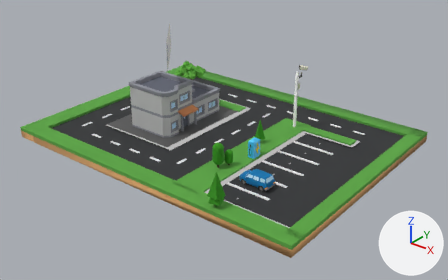
Two versions of the glTF model public/models/model-onehouse.glb, one commit apart.
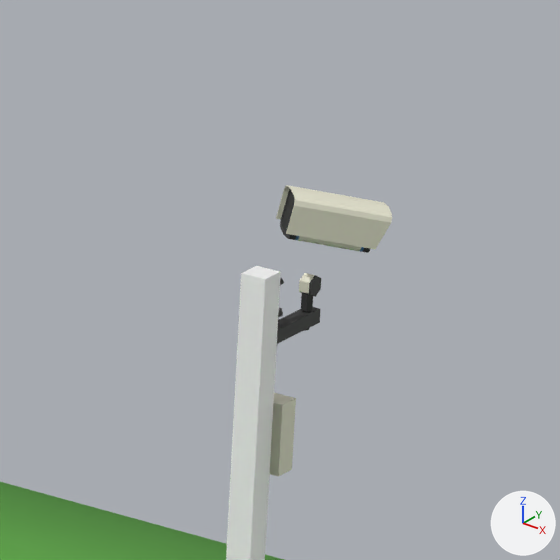
The first picture shows the older version from a 50 mm camera at (5.38, -6.2, 4.46) aimed at (-0.33, 0.94, 0.03). The close-ups show the older and then the newer version on the part from 61% to 72% of the width and 18% to 35% of the height of that picture. Only the edits that show in the close-ups are written down. The lights are fixed; the arrows at lower right show +X, +Y and +Z. Where no turn or scale is listed for an object, it has been applied to the vertices.

Names of what the first close-up shows: 'PappCamera', 'PappCamera_body', 'parking'.
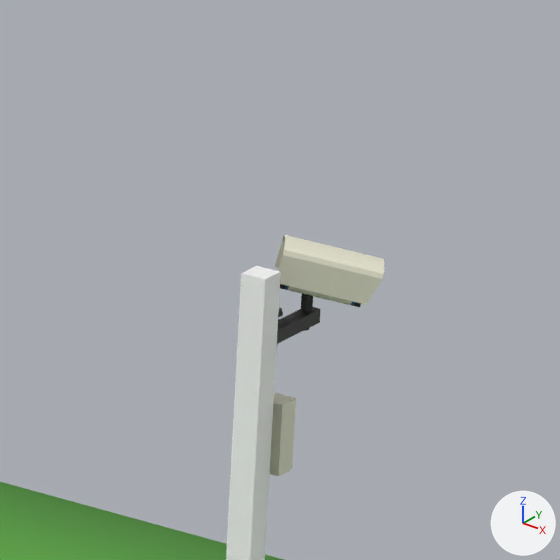
Boxes [x1, y1, x2, y2] around the edits, measured in the close-ups (560 x 560 px):
'PappCamera_body', moved, turned
    before: [276, 185, 392, 253]
    after: [275, 235, 384, 307]

Patch to the scene script:
```diff
--- a/public/models/model-onehouse.glb.py
+++ b/public/models/model-onehouse.glb.py
@@ ob_pappcamera_body @@
 ob_pappcamera_body = bpy.data.objects.new('PappCamera_body', me_lamp_004)
-ob_pappcamera_body.location = (0.316, 2.174, 1.013)
-ob_pappcamera_body.rotation_euler = (1.571, 0.0, -2.356)  # degrees (90, 0, -135)
+ob_pappcamera_body.location = (0.316, 2.174, 0.938)
+ob_pappcamera_body.rotation_euler = (1.571, 0.0, -2.566)  # degrees (90, 0, -147)
 ob_pappcamera_body.scale = (1.28, 1.28, 1.28)
```
